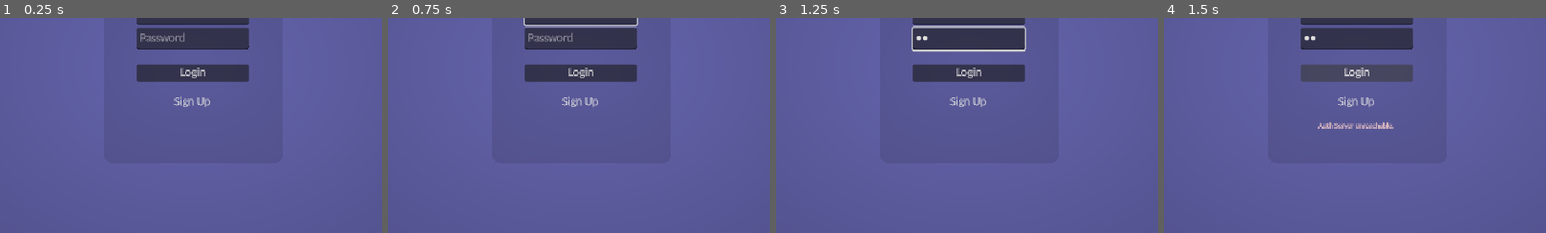
Above: before the commit, frames 1-4 (left to right).
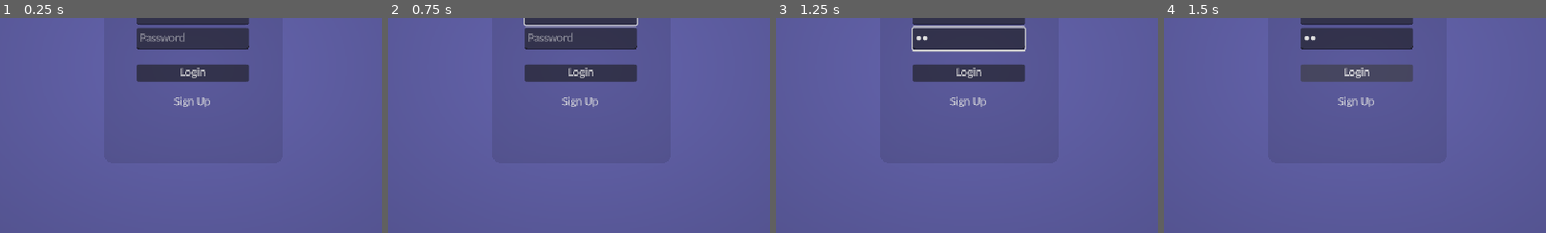
Above: after the commit, the same moments.

Repository: clride/Pernu
Game: Godot game, scene res://UI/login.tscn
The game is run twice, just before and just after one commit, with the same random seed, the same clock (stepped at 60 frames per second) and the same inputs.
Inputs (mouse positions are % of the whole screen's width and height, from its top left):
- Up to frame 1 (0.25 s): no input
- Up to frame 2 (0.75 s): click (50, 38) at 0.52 s; type "Alex" at 0.6 s
- Up to frame 3 (1.25 s): click (50, 44) at 0.75 s; type "12" at 0.83 s
- Up to frame 4 (1.5 s): click "Login" at 1.25 s
The pictures show only the part of the screen within x 25-75%, y 39-89%; the shares and areas given below are measured in that part.

Frames 1-3 are identical in both runs. In frame 4, 0.4% of the frame differs, in the area x 40-61%, y 48-52%.
Error after the commit: Parse Error: Identifier "Keyring" not declared in the current scope. (res://Src/Globals/config.gd:16)

Commit message:
Implement Basic Keyring functionality
- Auto save login data in OS keyring
- Almost ready for JSON login tokens
- (Users on KDE plasma will get a trillion annoying pop ups about kdewallet)

Diff:
--- a/app/Src/Globals/config.gd
+++ b/app/Src/Globals/config.gd
@@ -3,8 +3,23 @@
 const ENDPOINT_URL: String = "http://127.0.0.1:5000"
 const SOCKET_URL: String = "ws://127.0.0.1:5001/ws"
 
-var username: String = ""
-var password: String = ""
+const PACKAGE_NAME: String = "ChatApp"
+
+func get_header(username, password) -> Dictionary:
+	return {
+		"type": "auth",
+		"username": username,
+		"password": password
+	}
+
+func set_key(username, password):
+	Keyring.set_password(PACKAGE_NAME, "auth", "login", JSON.stringify(
+		get_header(username, password)
+	)
+	)
+
+func get_key() -> Variant:
+	return JSON.parse_string(Keyring.get_password(PACKAGE_NAME, "auth", "login"))
 
 var ERROR_COLOR = Color(1.0, 0.828, 0.799, 1.0)
 var SUCCESS_COLOR = Color("ffff")
--- a/app/Src/chatclient.gd
+++ b/app/Src/chatclient.gd
@@ -2,6 +2,9 @@
 extends SocketClient
 
 @export var chat_controller: ChatController
+
+func goto_login_page():
+	get_tree().change_scene_to_file("uid://ctylr1aydvbrg")
 
 func _on_string_packet(data: String):
 	var json = JSON.parse_string(data)
@@ -14,11 +17,15 @@
 	if type == "message":
 		var message = json.text
 		var user = json.user
-		chat_controller.append_message(user, message, user == Config.username)
+		chat_controller.append_message(user, message, user == Config.get_key().username)
 	if type == "auth":
 		var status = json.status
 		if status == "failure":
-			get_tree().change_scene_to_file("res://UI/login.tscn")
+			print("[ChatClient] Login Information Invalid!")
+			call_deferred("goto_login_page")
+
+func _on_binary_packet(_data: PackedByteArray):
+	pass
 
 func send_message(data: String):
 	send_json({
@@ -28,7 +35,7 @@
 		})
 
 func on_connect_send_auth():
-	send_json({"type": "auth", "username": Config.username, "password": Config.password})
+	send_json(Config.get_key())
 
 func _ready():
 	initialize()
--- a/app/Src/socket_client.gd
+++ b/app/Src/socket_client.gd
@@ -1,7 +1,7 @@
 ## WIP
 ## https://docs.godotengine.org/en/stable/tutorials/networking/websocket.html
 ## Custom base class for WebSocket connections
-
+@abstract
 class_name SocketClient
 extends Node
 
@@ -11,7 +11,7 @@
 signal message_received(data: Variant)
 
 @export var endpoint: String = Config.SOCKET_URL
-var is_connected: bool = false
+var is_connected_to_endpoint: bool = false
 
 # Our WebSocketClient instance.
 var socket = WebSocketPeer.new()
@@ -30,11 +30,11 @@
 		push_error("[SocketClient] Unable to connect.")
 		set_process(false)
 
-func _on_string_packet(data: String):
-	pass
+@abstract
+func _on_string_packet(data: String)
 
-func _on_binary_packet(data: PackedByteArray):
-	pass
+@abstract
+func _on_binary_packet(data: PackedByteArray)
 
 func _process(_delta):
 	# Call this in `_process()` or `_physics_process()`.
@@ -47,7 +47,7 @@
 	# `WebSocketPeer.STATE_OPEN` means the socket is connected and ready
 	# to send and receive data.
 	if state == WebSocketPeer.STATE_OPEN:
-		is_connected = true
+		is_connected_to_endpoint = true
 		if last_state == WebSocketPeer.STATE_CLOSED:
 			connected.emit()
 
@@ -70,7 +70,7 @@
 	# It is now safe to stop polling.
 	elif state == WebSocketPeer.STATE_CLOSED:
 		# The code will be `-1` if the disconnection was not properly notified by the remote peer.
-		is_connected = false
+		is_connected_to_endpoint = false
 		disconnected.emit()
 		var code = socket.get_close_code()
 		print("[SocketClient] WebSocket closed with code: %d. Clean: %s" % [code, code != -1])
--- a/app/UI/Chat/chat.tscn
+++ b/app/UI/Chat/chat.tscn
@@ -21,8 +21,6 @@
 
 [node name="Background" parent="." unique_id=1585861469 instance=ExtResource("1_u4wwk")]
 layout_mode = 1
-grow_horizontal = 1
-grow_vertical = 1
 
 [node name="ChatHistory" type="ScrollContainer" parent="." unique_id=1539423603]
 unique_name_in_owner = true
--- a/app/UI/Login/login.gd
+++ b/app/UI/Login/login.gd
@@ -14,28 +14,22 @@
 	info.add_theme_color_override("font_color", color)
 	info.text = text
 
-func attempt_login():
-	var username: String = username_field.text
-	var password: String = password_field.text
+func goto_chat_page():
+	get_tree().change_scene_to_file("uid://cpuuiy4wqpu4u")
 
+func login(username: String, password: String) -> bool:
 	if username == "" or password == "":
 		show_info("Please fill every field.", true)
-		return
+		return false
 
-	Config.username = username
-	Config.password = password
-
-	var body = JSON.stringify({
-		"username": username,
-		"password": password
-	})
+	var body = JSON.stringify(Config.get_header(username, password))
 
 	var result = await api_client.send_message("/login", body)
 
 	if not result or result[0] == 0:
 		print("[LOGIN] An error occurred in the HTTP request.")
 		show_info("Auth Server unreachable.", true)
-		return
+		return false
 
 	var status_code = result[0]
 	var response_body = result[1]
@@ -44,10 +38,19 @@
 
 	if status_code == 200:
 		show_info(result_text, false)
-		await get_tree().create_timer(0.4).timeout
-		get_tree().change_scene_to_file("uid://cpuuiy4wqpu4u")
+
+		Config.set_key(username, password)
+
+		return true
 	else:
 		show_info(result_text, true)
+		return false
+
+func attempt_login():
+	var username: String = username_field.text
+	var password: String = password_field.text
+
+	login(username, password)
 
 func _on_login_button_pressed() -> void:
 	attempt_login()
@@ -57,3 +60,21 @@
 
 func _on_password_text_submitted(_new_text: String) -> void:
 	attempt_login()
+
+func _ready() -> void:
+	var result = Config.get_key()
+
+	var logged_in = false
+
+	hide()
+
+	if result:
+		var user = result.get("username")
+		var password = result.get("password")
+		logged_in = await login(user, password)
+
+	if not logged_in:
+		show()
+	else:
+		await get_tree().create_timer(0.4).timeout
+		call_deferred("goto_chat_page")
--- a/app/UI/main.tscn
+++ /dev/null
@@ -1,98 +0,0 @@
-[gd_scene format=3 uid="uid://carl4kwui2iti"]
-
-[node name="Menu" type="Control" unique_id=33708042]
-layout_mode = 3
-anchor_left = 0.5
-anchor_top = 0.45100003
-anchor_right = 0.5
-anchor_bottom = 0.45100003
-offset_left = -576.0
-offset_top = -292.24802
-offset_right = 576.0
-offset_bottom = 355.75198
-grow_horizontal = 2
-grow_vertical = 2
-metadata/_edit_lock_ = true
-
-[node name="Login" type="VBoxContainer" parent="." unique_id=1687818046]
-layout_mode = 1
-anchors_preset = -1
-anchor_top = 0.030864198
-anchor_right = 1.0
-anchor_bottom = 1.0308642
-offset_left = 485.0
-offset_top = 256.25
-offset_right = -485.0
-offset_bottom = -194.2511
-grow_horizontal = 2
-grow_vertical = 2
-pivot_offset_ratio = Vector2(0.5, 0.5)
-
-[node name="Username" type="LineEdit" parent="Login" unique_id=174173909]
-custom_minimum_size = Vector2(0, 30.195)
-layout_mode = 2
-placeholder_text = "Username"
-alignment = 1
-select_all_on_focus = true
-
-[node name="Password" type="LineEdit" parent="Login" unique_id=971580071]
-custom_minimum_size = Vector2(0, 30.195)
-layout_mode = 2
-placeholder_text = "Password"
-alignment = 1
-select_all_on_focus = true
-secret = true
-
-[node name="MarginContainer" type="MarginContainer" parent="Login" unique_id=580498989]
-custom_minimum_size = Vector2(0, 12.675)
-layout_mode = 2
-
-[node name="Login" type="Button" parent="Login" unique_id=510833809]
-layout_mode = 2
-text = "Login"
-
-[node name="MarginContainer2" type="MarginContainer" parent="Login" unique_id=1646071833]
-custom_minimum_size = Vector2(0, 12.675)
-layout_mode = 2
-
-[node name="CenterContainer" type="CenterContainer" parent="Login" unique_id=661322425]
-layout_mode = 2
-
-[node name="LinkButton" type="LinkButton" parent="Login/CenterContainer" unique_id=1236800948]
-layout_mode = 2
-text = "Sign Up"
-uri = "http://127.0.0.0:5000"
-
-[node name="Panel" type="Panel" parent="." unique_id=1205920962]
-z_index = -10
-layout_mode = 1
-anchors_preset = -1
-anchor_left = -0.49100003
-anchor_top = -0.85700005
-anchor_right = 1.8110001
-anchor_bottom = 2.173
-offset_left = -1048.3679
-offset_top = -805.66394
-offset_right = 1484.7278
-offset_bottom = 1053.896
-grow_horizontal = 2
-grow_vertical = 2
-mouse_filter = 2
-metadata/_edit_lock_ = true
-
-[node name="RichTextLabel" type="RichTextLabel" parent="." unique_id=1286787122]
-layout_mode = 1
-anchors_preset = -1
-anchor_left = 0.5
-anchor_top = 0.1098642
-anchor_right = 0.5
-anchor_bottom = 0.1098642
-offset_left = -195.0
-offset_top = 51.808
-offset_right = 192.0
-offset_bottom = 153.808
-grow_horizontal = 2
-theme_override_font_sizes/normal_font_size = 44
-bbcode_enabled = true
-text = "Welcome"
-horizontal_alignment = 1
Not shown, added: app/addons/keyring/keyring.gdextension.uid
Not shown, added: app/addons/keyring/LICENSE.md
Not shown, added: app/addons/keyring/THIRDPARTY.md
Not shown, added: app/addons/keyring/bin/libkeyring.linux.template_debug.x86_64.so
Not shown, added: app/addons/keyring/bin/libkeyring.linux.template_release.x86_64.so
Not shown, added: app/addons/keyring/bin/libkeyring.windows.template_debug.x86_64.dll
Not shown, added: app/addons/keyring/bin/libkeyring.windows.template_release.x86_64.dll
Not shown, added: app/addons/keyring/keyring.gdextension
